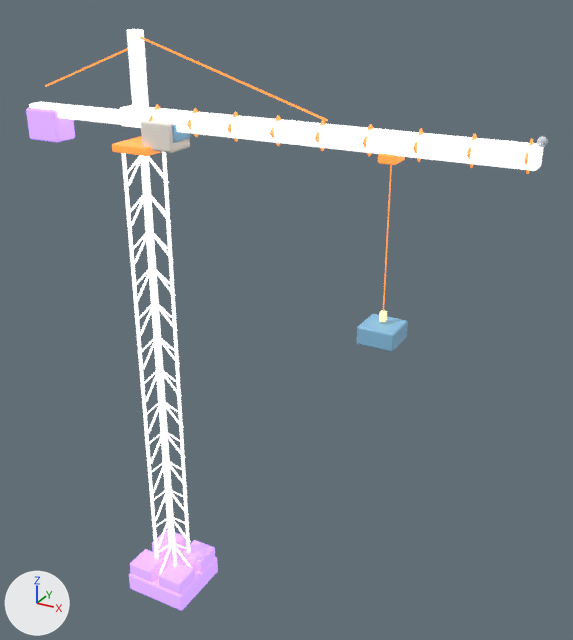
An edit to the glTF model public/models/crane.glb, drawn before and after from the same camera.
Rendered twice from a 50 mm camera at (25.1, -31.0, 35.1) aimed at (7.1, 1.7, 18.7). The axes (+X, +Y, +Z) are drawn at lower left. The lights are the same throughout. The older version comes first. Where no turn or scale is listed for an object, it has been applied to the vertices. Vertices at exactly the same position are counted once.

Script lines for the objects in view, before the commit:
```python
me_crane_002 = bpy.data.meshes.new('crane.002')
me_crane_002.from_pydata(...)  # 1272 vertices, 2300 faces; spans x -2.0..2.0, y -2.0..2.0, z -13.6..13.6
me_crane_002.materials.append(mat_toy)
me_jib_004 = bpy.data.meshes.new('jib.004')
me_jib_004.from_pydata(...)  # 1734 vertices, 3376 faces; spans x -13.1..13.1, y -1.1..1.1, z -6.5..6.5
me_jib_004.materials.append(mat_toy)
ob_crane_002 = bpy.data.objects.new('crane.002', me_crane_002)
ob_crane_002.location = (0.0, 0.0, 13.6)
ob_jib_004 = bpy.data.objects.new('jib.004', me_jib_004)
ob_jib_004.location = (6.1, 0.0, 26.08)
```
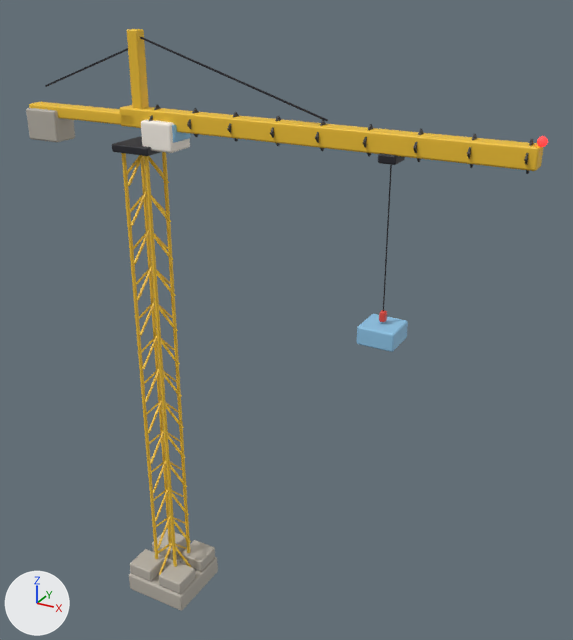
Pixel boxes [x1, y1, x2, y2] of what changed, in the pictures (573 x 640 px; the box of a moved part takes in the faces that stretch with it):
part 1 of me_jib_004, moved or reshaped: [537, 136, 548, 147] in both
part 2 of me_jib_004, surface changed: [26, 29, 546, 333] in both
part 3 of me_crane_002, surface changed (darker): [121, 152, 218, 610] in both

Patch to the scene script:
```diff
--- a/public/models/crane.glb.py
+++ b/public/models/crane.glb.py
@@ me_jib_004 @@
 me_jib_004.from_pydata(...)  # 1734 vertices, 3376 faces; spans x -13.1..13.1, y -1.1..1.1, z -6.5..6.5
 # used by ob_jib_004; location = (6.1, 0.0, 26.08)
+# me_jib_004 part 1: 94 of 1734 vertices moved; they spanned x 12.7..13.1, y -0.2..0.2, z 2.9..3.3 and now span x 12.7..13.1, y -0.2..0.2, z 2.9..3.3; mean shift (0.0, 0.0, 0.0); largest move (13.0, -0.1, 3.2) -> (12.8, 0.2, 3.2)
+# me_jib_004 part 2: 3220 kept faces spanning x -13.1..13.0, y -1.1..1.1, z -6.5..6.5 get new texture (UV) coordinates
 me_jib_004.materials.append(mat_toy)
@@ me_crane_002 @@
 me_crane_002.from_pydata(...)  # 1272 vertices, 2300 faces; spans x -2.0..2.0, y -2.0..2.0, z -13.6..13.6
 # used by ob_crane_002; location = (0.0, 0.0, 13.6)
+# me_crane_002 part 3: texture (UV) coordinates of 2300 of 2300 faces, centred in x -2.0..2.0, y -2.0..2.0, z -13.6..13.6, changed; they spanned u 0.56..0.94, v 0.38..0.38 and now span u 0.56..0.94, v 0.5..0.5
 me_crane_002.materials.append(mat_toy)
```
